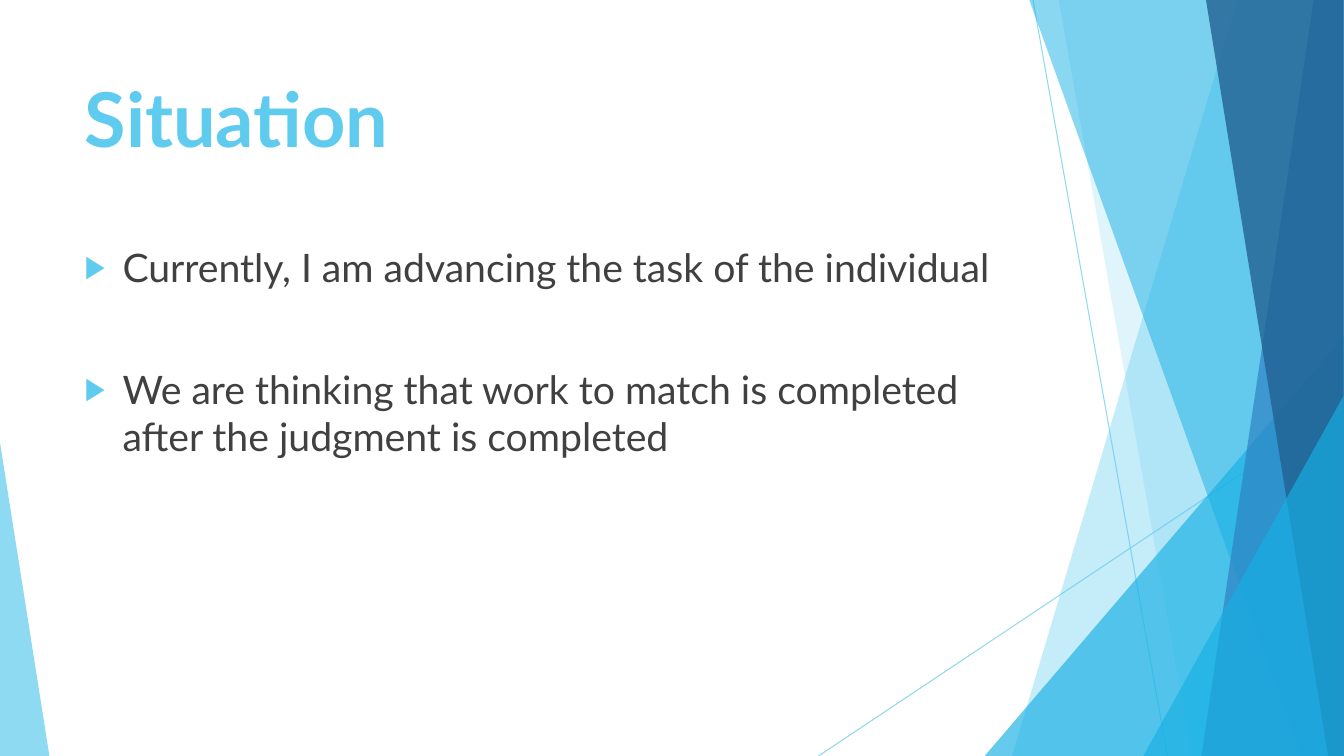
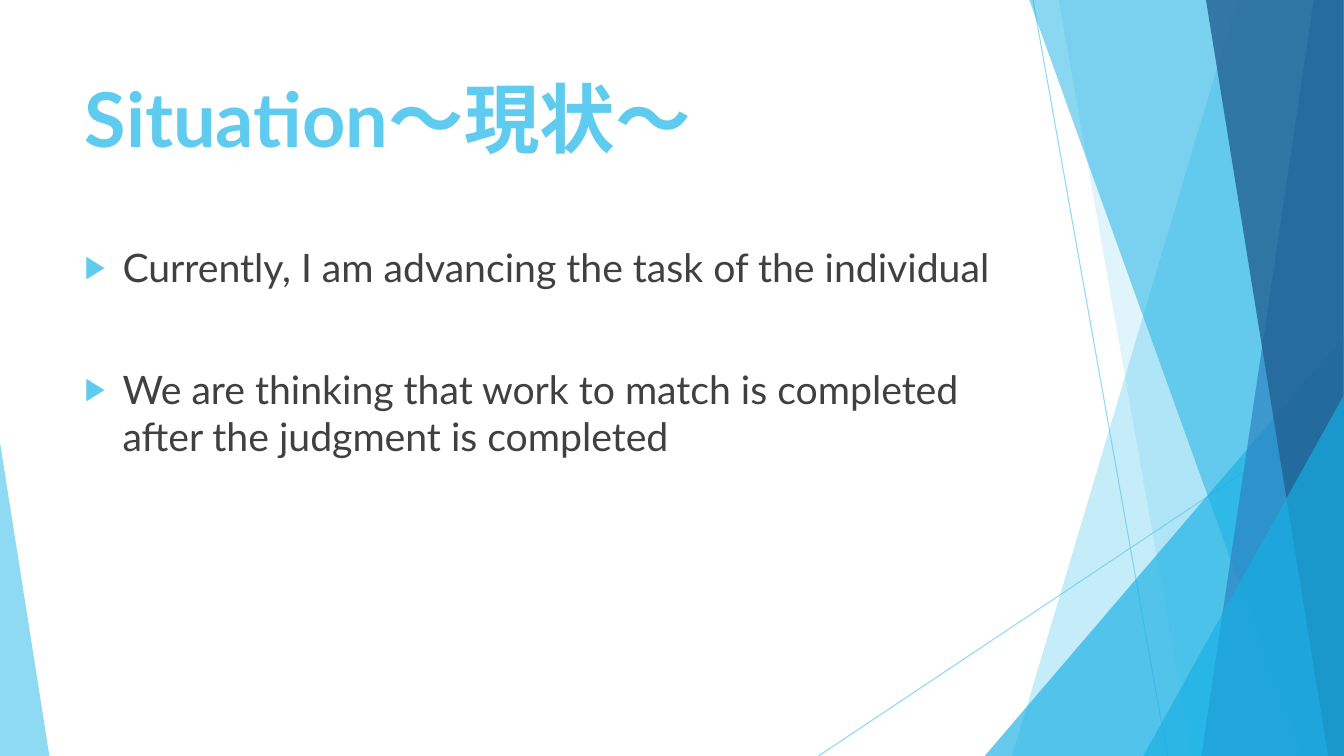
Before and after one commit to HimetyanSamaruha/Athletic, a slide deck: slide 5 of Athletic/MidPresentation.pptx. Drawn at 1344x756 pixels with LibreOffice and Linux fonts; fonts in the diff are those of the drawing. Boxes give left, top, right and bottom in pixels: in the first picture for what was removed or moved away, otherwise in the second. Text is boxed around its words. In the diff, an @@ line names an element or a change of style, - is before the commit and + after.

```diff
--- a/Athletic/MidPresentation.pptx
+++ b/Athletic/MidPresentation.pptx
@@ title at [85, 82, 691, 154]: text changed @@
-Situation
+Situation～現状～
```
Also in this commit, not shown: 5 other slides changed.
